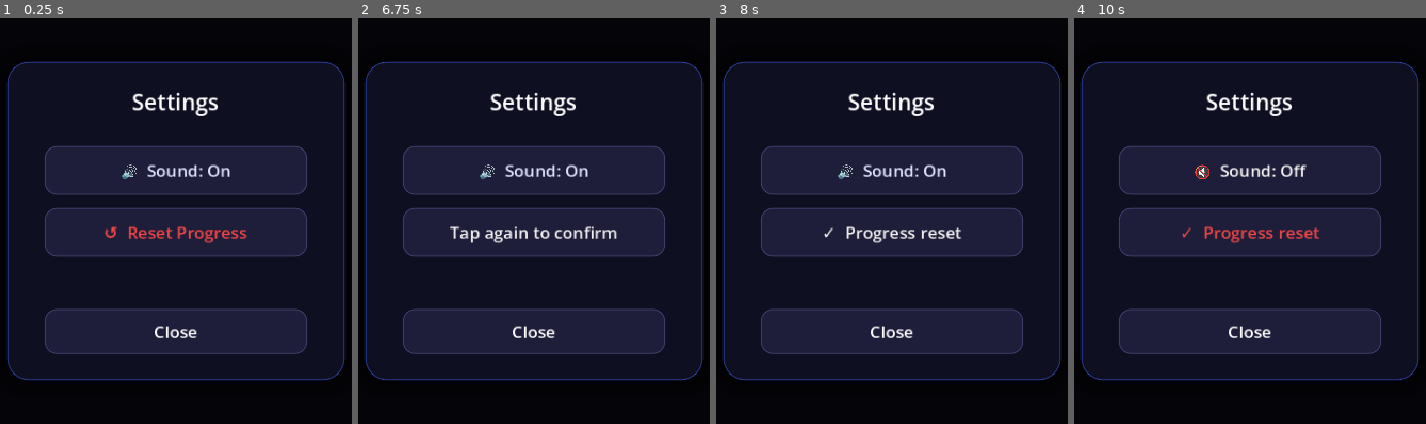
Above: before the commit, frames 1-4 (left to right).
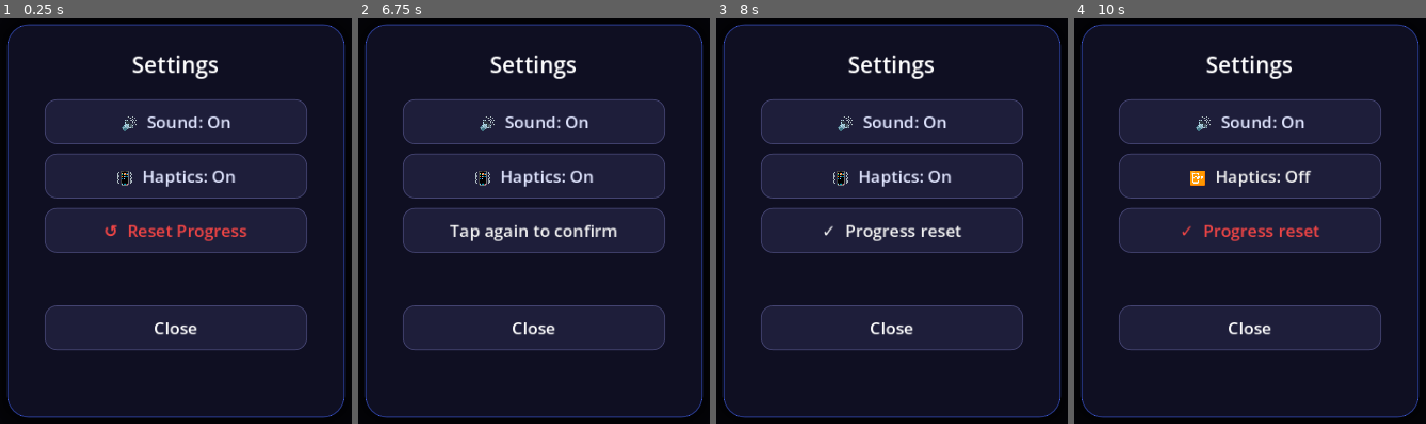
Above: after the commit, the same moments.

Repository: altafhssn/NumberZIpZap
Game: Godot game, scene res://scenes/Settings.tscn
Two runs of this game, one before a commit and one after it. Both use one fixed random seed, a clock stepped at 60 frames per second and the inputs below. This scene is started directly instead of the project's main scene.
Inputs (mouse positions are in pixels of both pictures, inside the frame that each line leads up to):
- Up to frame 1 (0.25 s): no input
- Up to frame 2 (6.75 s): click "🔊 Sound: On" at 0.5 s; click "🔇 Sound: Off" at 1.25 s; click (534, 176) at 2 s, where only the run after the commit has a clickable "📳 Haptics: On"; click (534, 176) at 2.75 s, where only the run after the commit has a clickable "📴 Haptics: Off"; click (534, 176) at 3.5 s, where only the run after the commit has a clickable "📳 Haptics: On"; click (534, 176) at 4.25 s, where only the run after the commit has a clickable "📴 Haptics: Off"; click (534, 176) at 5 s, where only the run after the commit has a clickable "📳 Haptics: On"; click (534, 176) at 5.75 s, where only the run after the commit has a clickable "📴 Haptics: Off"; click "↺ Reset Progress" at 6.5 s
- Up to frame 3 (8 s): click "Tap again to confirm" at 7.25 s
- Up to frame 4 (10 s): click "✓ Progress reset" at 8 s; click "Tap again to confirm" at 8.75 s; move the mouse to (1348, 180) at 9.52 s; click (1348, 180) at 9.67 s

The runs differ from the first frame. In frame 1, 24% of the frame differs, in the area x 1-99%, y 1-99%; in frame 2, 24%; in frame 3, 24%; in frame 4, 24%.

Commit message:
Add low haptics with a Settings toggle
Subtle Input.vibrate_handheld pulses on dot/error/fail/win (12-45ms),
gated by a new persisted haptics_on setting and a Haptics On/Off button
in the Settings menu.

Co-Authored-By: Claude Opus 4.7 <noreply@anthropic.com>

Diff:
--- a/scenes/Settings.tscn
+++ b/scenes/Settings.tscn
@@ -52,9 +52,9 @@
 anchor_right = 0.5
 anchor_bottom = 0.5
 offset_left = -180.0
-offset_top = -170.0
+offset_top = -210.0
 offset_right = 180.0
-offset_bottom = 170.0
+offset_bottom = 210.0
 theme_override_styles/panel = SubResource("card")
 
 [node name="TitleLabel" type="Label" parent="Card"]
@@ -69,9 +69,9 @@
 
 [node name="SoundBtn" type="Button" parent="Card"]
 offset_left = 40.0
-offset_top = 90.0
+offset_top = 80.0
 offset_right = 320.0
-offset_bottom = 142.0
+offset_bottom = 128.0
 theme_override_colors/font_color = Color(0.88, 0.9, 1, 1)
 theme_override_font_sizes/font_size = 18
 theme_override_styles/normal = SubResource("btn")
@@ -80,11 +80,24 @@
 theme_override_styles/focus = SubResource("btn")
 text = "🔊  Sound: On"
 
+[node name="HapticsBtn" type="Button" parent="Card"]
+offset_left = 40.0
+offset_top = 138.0
+offset_right = 320.0
+offset_bottom = 186.0
+theme_override_colors/font_color = Color(0.88, 0.9, 1, 1)
+theme_override_font_sizes/font_size = 18
+theme_override_styles/normal = SubResource("btn")
+theme_override_styles/hover = SubResource("btn")
+theme_override_styles/pressed = SubResource("btn")
+theme_override_styles/focus = SubResource("btn")
+text = "📳  Haptics: On"
+
 [node name="ResetBtn" type="Button" parent="Card"]
 offset_left = 40.0
-offset_top = 156.0
+offset_top = 196.0
 offset_right = 320.0
-offset_bottom = 208.0
+offset_bottom = 244.0
 theme_override_colors/font_color = Color(0.94, 0.27, 0.27, 1)
 theme_override_font_sizes/font_size = 18
 theme_override_styles/normal = SubResource("btn")
@@ -95,9 +108,9 @@
 
 [node name="CloseBtn" type="Button" parent="Card"]
 offset_left = 40.0
-offset_top = 264.0
+offset_top = 300.0
 offset_right = 320.0
-offset_bottom = 312.0
+offset_bottom = 348.0
 theme_override_colors/font_color = Color(1, 1, 1, 1)
 theme_override_font_sizes/font_size = 18
 theme_override_styles/normal = SubResource("btn")
--- a/scripts/GameData.gd
+++ b/scripts/GameData.gd
@@ -7,6 +7,7 @@
 var max_unlocked: int = 1          # highest level the player may enter
 var stars: Dictionary = {}         # { level:int -> stars:int }
 var sound_on: bool = true
+var haptics_on: bool = true
 var selected_level: int = 1        # level the gameplay scene should load
 
 func _ready():
@@ -37,6 +38,7 @@
 		"max_unlocked": max_unlocked,
 		"stars": stars,
 		"sound_on": sound_on,
+		"haptics_on": haptics_on,
 	}
 	var f := FileAccess.open(SAVE_PATH, FileAccess.WRITE)
 	if f:
@@ -56,6 +58,7 @@
 		return
 	max_unlocked = int(data.get("max_unlocked", 1))
 	sound_on = bool(data.get("sound_on", true))
+	haptics_on = bool(data.get("haptics_on", true))
 	stars.clear()
 	var s = data.get("stars", {})
 	if typeof(s) == TYPE_DICTIONARY:
--- a/scripts/Main.gd
+++ b/scripts/Main.gd
@@ -79,6 +79,7 @@
 		grid.show_error(row, col, result.get("message", "Failed"))
 		hud.show_fail(result.get("message", "Failed"))
 		audio.play_fail()
+		_haptic(35)
 	elif result.get("success", false):
 		grid.add_path_cell(row, col, result.get("dot_reached", false))
 		hud.update_stats(game_state)
@@ -86,16 +87,23 @@
 		if result.get("dot_reached", false):
 			grid.spawn_ripple(row, col)
 			audio.play_dot()
+			_haptic(15)
 		else:
 			audio.play_move()
 
 		if result.get("completed", false):
 			audio.play_win()
+			_haptic(45)
 			_on_level_complete()
 	else:
 		# Show error feedback
 		grid.show_error(row, col, result.get("message", ""))
 		audio.play_error()
+		_haptic(22)
+
+func _haptic(ms: int):
+	if GameData.haptics_on:
+		Input.vibrate_handheld(ms)
 
 func on_cell_drag(row: int, col: int):
 	on_cell_tapped(row, col)
--- a/scripts/Settings.gd
+++ b/scripts/Settings.gd
@@ -5,6 +5,7 @@
 signal closed
 
 @onready var sound_btn: Button = $Card/SoundBtn
+@onready var haptics_btn: Button = $Card/HapticsBtn
 @onready var reset_btn: Button = $Card/ResetBtn
 @onready var close_btn: Button = $Card/CloseBtn
 
@@ -13,7 +14,9 @@
 func _ready():
 	process_mode = Node.PROCESS_MODE_ALWAYS
 	_refresh_sound()
+	_refresh_haptics()
 	sound_btn.pressed.connect(_on_sound)
+	haptics_btn.pressed.connect(_on_haptics)
 	reset_btn.pressed.connect(_on_reset)
 	close_btn.pressed.connect(_on_close)
 
@@ -21,10 +24,21 @@
 	var on := GameData.sound_on
 	sound_btn.text = "🔊  Sound: On" if on else "🔇  Sound: Off"
 
+func _refresh_haptics():
+	var on := GameData.haptics_on
+	haptics_btn.text = "📳  Haptics: On" if on else "📴  Haptics: Off"
+
 func _on_sound():
 	GameData.sound_on = not GameData.sound_on
 	GameData.save_game()
 	_refresh_sound()
+
+func _on_haptics():
+	GameData.haptics_on = not GameData.haptics_on
+	GameData.save_game()
+	_refresh_haptics()
+	if GameData.haptics_on:
+		Input.vibrate_handheld(15)
 
 func _on_reset():
 	if not _confirm_reset:
